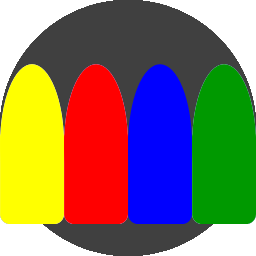
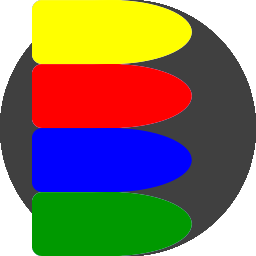
Revision of a layered 256x256 image; what changed, layer by layer:
painted on "Yellow" over [0,0,192,224]
painted on "Red" over [32,64,192,224]
painted on "Blue" over [32,64,192,224]
painted on "Green" over [32,64,256,256]
painted on "Monster" over [0,0,256,256]
